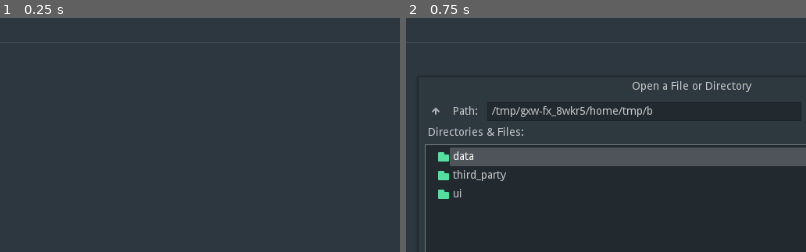
Above: before the commit, frames 1-2 (left to right).
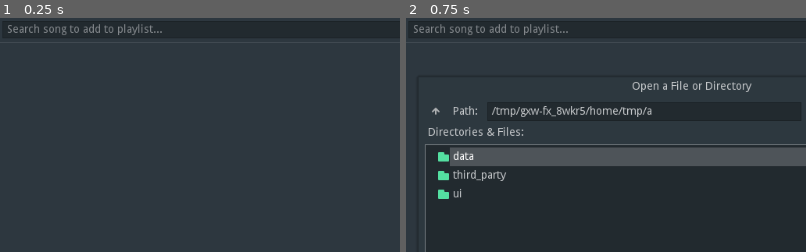
Above: after the commit, the same moments.

Repository: Wcubed/simple_music_player
Game: Godot game, scene res://ui/main.tscn
Two runs of this game, one before a commit and one after it. Both use one fixed random seed, a clock stepped at 60 frames per second and the inputs below.
Inputs:
- Up to frame 1 (0.25 s): no input
- Up to frame 2 (0.75 s): click "Add songs to library" at 0.5 s
The pictures show only the part of the screen within x 14-64%, y 0-50%; the shares and areas given below are measured in that part.

The runs differ from the first frame. In frame 1, 0.5% of the frame differs, in the area x 2-41%, y 2-8%; in frame 2, 0.5%, in the area x 2-62%, y 2-42%.

Commit message:
+ Added simple search bar to add songs to the playlist.

Diff:
--- a/data/library.gd
+++ b/data/library.gd
@@ -22,6 +22,18 @@
 
 func get_song_by_id(id: int) -> Object:
 	return _songs.get(id, null)
+
+
+func search_songs_by_title(search_text: String) -> Dictionary:
+	var search_text_lowercase := search_text.to_lower()
+	var matching_songs := {}
+
+	for id in _songs.keys():
+		var song: Object = _songs[id]
+		if song.title.to_lower().find(search_text_lowercase) != -1:
+			matching_songs[id] = song
+
+	return matching_songs
 
 
 func queue_scan_for_songs(path: String):
--- a/ui/main.gd
+++ b/ui/main.gd
@@ -168,10 +168,6 @@
 	_set_volume(new_volume)
 
 
-func _on_PlaylistUi_add_song_requested():
-	_show_file_popup()
-
-
 func _on_PlaybackControls_previous_song_requested():
 	_play_previous_song()
 
@@ -195,3 +191,11 @@
 	if _playlist.get_current_song_idx() == idx:
 		# If the currently playing song was deleted,
 		_play_song_by_idx(idx)
+
+
+func _on_PlaylistUi_add_song_to_library_requested():
+	_show_file_popup()
+
+
+func _on_PlaylistUi_add_song_to_playlist_requested(id: int):
+	_playlist.append_song_to_playlist(id)
--- a/ui/main.tscn
+++ b/ui/main.tscn
@@ -68,7 +68,8 @@
 [connection signal="song_removed" from="Playlist" to="VBoxContainer/PlaylistUi" method="_on_playlist_song_removed"]
 [connection signal="finished" from="AudioStreamPlayer" to="." method="_on_AudioStreamPlayer_finished"]
 [connection signal="timeout" from="UpdateTimer" to="." method="_on_UpdateTimer_timeout"]
-[connection signal="add_song_requested" from="VBoxContainer/PlaylistUi" to="." method="_on_PlaylistUi_add_song_requested"]
+[connection signal="add_song_to_library_requested" from="VBoxContainer/PlaylistUi" to="." method="_on_PlaylistUi_add_song_to_library_requested"]
+[connection signal="add_song_to_playlist_requested" from="VBoxContainer/PlaylistUi" to="." method="_on_PlaylistUi_add_song_to_playlist_requested"]
 [connection signal="play_song_by_index_requested" from="VBoxContainer/PlaylistUi" to="." method="_on_PlaylistUi_play_song_by_index_requested"]
 [connection signal="remove_song_by_index_requested" from="VBoxContainer/PlaylistUi" to="." method="_on_PlaylistUi_remove_song_by_index_requested"]
 [connection signal="infinite_playlist_button_toggled" from="VBoxContainer/PlaybackControls" to="." method="_on_PlaybackControls_infinite_playlist_button_toggled"]
--- a/ui/playlist_ui.gd
+++ b/ui/playlist_ui.gd
@@ -5,7 +5,17 @@
 signal play_song_by_index_requested(idx)
 # Emitted when the user wants to remove a song from the playlist.
 signal remove_song_by_index_requested(idx)
-signal add_song_requested()
+# User requested to open the file browser to add songs to the library.
+signal add_song_to_library_requested()
+# User requested to add a specific song to the playlist.
+# This is the song id as listed in the library, not the playlist index.
+signal add_song_to_playlist_requested(id)
+
+# How many items the song search popup will display before putting
+# elipsis as the last item. This prevents the popup from growing
+# taller than the window and obscuring the search bar.
+const MAX_ITEMS_IN_SEARCH_POPUP := 20
+const MAX_ITEMS_IN_SEARCH_END_ITEM := "..."
 
 
 var PlaylistEntry := preload("playlist_entry.tscn")
@@ -13,6 +23,10 @@
 
 onready var _scroll_container := $ScrollContainer
 onready var _container := $ScrollContainer/PlaylistContainer
+
+onready var _search_library_entry := $HBoxContainer/SearchLibraryEntry
+onready var _clear_search_button := $HBoxContainer/ClearSearchButton
+onready var _search_popup := $HBoxContainer/SearchLibraryEntry/SearchPopup
 
 # Called when the node enters the scene tree for the first time.
 func _ready():
@@ -84,12 +98,74 @@
 		scrollbar.value = entry_y - scrollbar.page + entry_height
 
 
+func clear_library_search():
+	_search_library_entry.text = ""
+	_clear_search_button.hide()
+	_search_popup.hide()
+	_search_popup.clear()
+
+
+func show_library_search(search_text: String):
+	_clear_search_button.show()
+	_search_popup.clear()
+
+	var search_results: Dictionary = _libary.search_songs_by_title(search_text)
+
+	var count := 0
+	for id in search_results.keys():
+		var song: Object = search_results[id]
+		_search_popup.add_item(song.title, id)
+
+		count += 1
+		# Prevent the search popup from growing too large.
+		if count >= MAX_ITEMS_IN_SEARCH_POPUP:
+			_search_popup.add_item("...")
+			break
+
+	var popup_x: float = _search_library_entry.rect_global_position.x
+	var popup_y: float = _search_library_entry.rect_global_position.y + \
+		_search_library_entry.rect_size.y
+	var popup_width: float = _search_library_entry.rect_size.x
+
+	_search_popup.popup(Rect2(popup_x, popup_y, popup_width, 1))
+
+
 func _on_entry_selected_by_pointer(idx: int):
 	emit_signal("play_song_by_index_requested", idx)
+
 
 func _on_entry_remove_button_pressed(idx: int):
 	emit_signal("remove_song_by_index_requested", idx)
 
 
 func _on_AddSongButton_pressed():
-	emit_signal("add_song_requested")
+	emit_signal("add_song_to_library_requested")
+
+
+func _on_ClearSearchButton_pressed():
+	clear_library_search()
+
+
+func _on_SearchLibraryEntry_text_changed(search_string: String):
+	if search_string == "":
+		clear_library_search()
+	else:
+		show_library_search(search_string)
+
+
+func _on_SearchLibraryEntry_gui_input(event: InputEvent):
+	if event.is_action_pressed("ui_cancel"):
+		clear_library_search()
+
+
+func _on_SearchLibraryEntry_text_entered(new_text: String):
+	# On pressing enter, we add the topmost song from the search
+	# results to the playlist.
+	if _search_popup.get_item_count() > 0:
+		var song_id: int = _search_popup.get_item_id(0)
+		emit_signal("add_song_to_playlist_requested", song_id)
+
+
+func _on_SearchPopup_index_pressed(index: int):
+	if _search_popup.get_item_text(index) != MAX_ITEMS_IN_SEARCH_END_ITEM:
+		emit_signal("add_song_to_playlist_requested", _search_popup.get_item_id(index))
--- a/ui/playlist_ui.tscn
+++ b/ui/playlist_ui.tscn
@@ -19,6 +19,26 @@
 margin_right = 139.0
 margin_bottom = 22.0
 text = "Add songs to library"
+
+[node name="SearchLibraryEntry" type="LineEdit" parent="HBoxContainer"]
+margin_left = 143.0
+margin_right = 1024.0
+margin_bottom = 22.0
+size_flags_horizontal = 3
+placeholder_text = "Search song to add to playlist..."
+
+[node name="SearchPopup" type="PopupMenu" parent="HBoxContainer/SearchLibraryEntry"]
+margin_left = -143.0
+margin_right = -127.0
+margin_bottom = 16.0
+focus_mode = 0
+
+[node name="ClearSearchButton" type="Button" parent="HBoxContainer"]
+visible = false
+margin_left = 1004.0
+margin_right = 1024.0
+margin_bottom = 22.0
+text = "<"
 
 [node name="HSeparator" type="HSeparator" parent="."]
 margin_top = 26.0
@@ -44,3 +64,8 @@
 "_edit_use_anchors_": false
 }
 [connection signal="pressed" from="HBoxContainer/AddSongButton" to="." method="_on_AddSongButton_pressed"]
+[connection signal="gui_input" from="HBoxContainer/SearchLibraryEntry" to="." method="_on_SearchLibraryEntry_gui_input"]
+[connection signal="text_changed" from="HBoxContainer/SearchLibraryEntry" to="." method="_on_SearchLibraryEntry_text_changed"]
+[connection signal="text_entered" from="HBoxContainer/SearchLibraryEntry" to="." method="_on_SearchLibraryEntry_text_entered"]
+[connection signal="index_pressed" from="HBoxContainer/SearchLibraryEntry/SearchPopup" to="." method="_on_SearchPopup_index_pressed"]
+[connection signal="pressed" from="HBoxContainer/ClearSearchButton" to="." method="_on_ClearSearchButton_pressed"]
